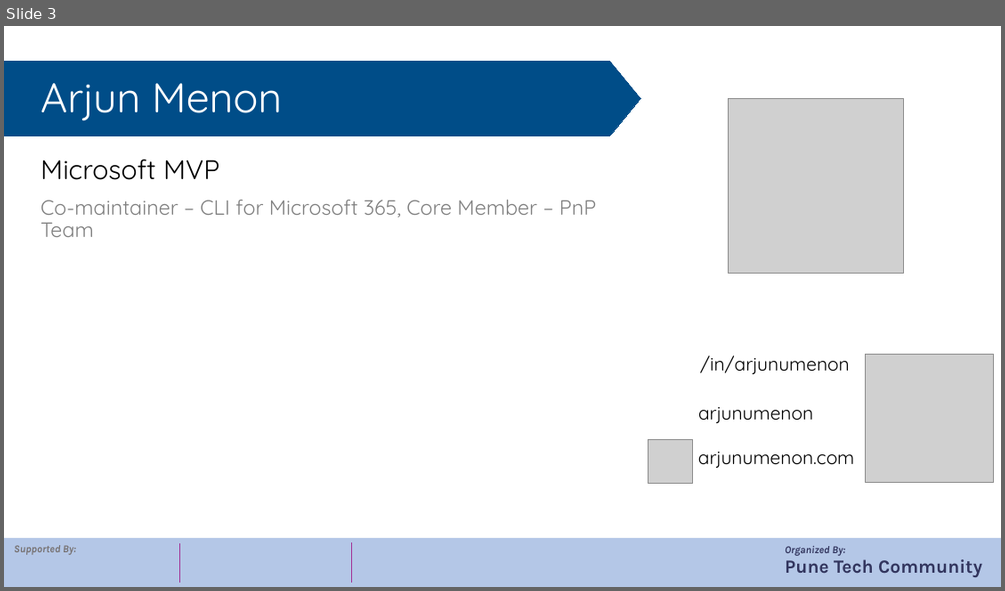
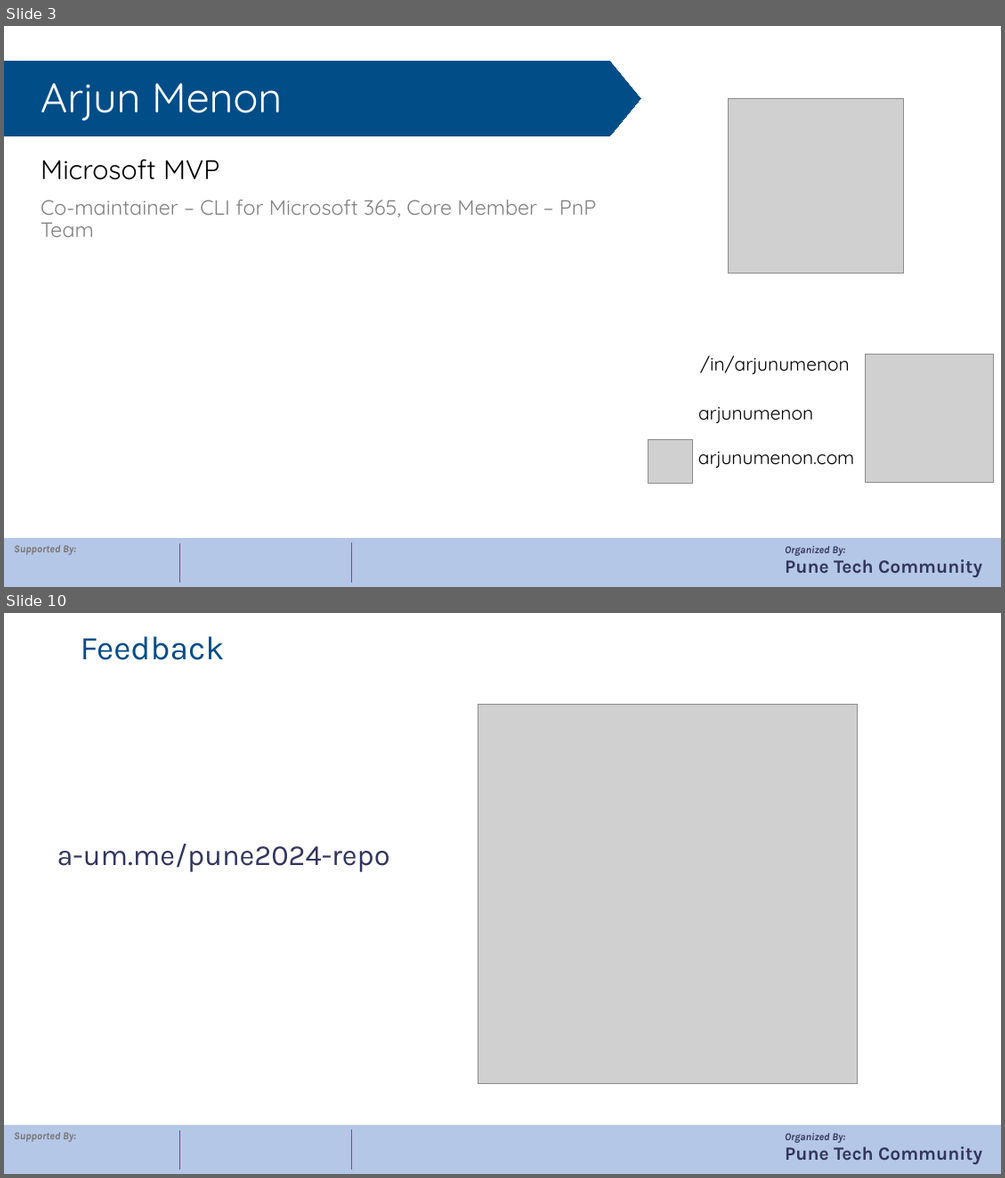
Before and after one commit to arjunumenon/M365Sat-Pune-2024, a slide deck: deck/M365DevProxy - Arjun Menon.pptx. Shown one above the other, each under a label of ours: slide 3 before the commit, slides 3 and 10 after it; the slides between them are not shown. The pictures are 1005x591 and 1005x1178 pixels, drawn with LibreOffice and Linux fonts; fonts in the diff are those of the drawing; grey boxes stand for pictures; background and template pictures are left out. Boxes give left, top, right and bottom in pixels: in the first picture for what was removed or moved away, otherwise in the second. Text is boxed around its words. In the diff, an @@ line names an element or a change of style, - is before the commit and + after.

```diff
--- a/deck/M365DevProxy - Arjun Menon.pptx
+++ b/deck/M365DevProxy - Arjun Menon.pptx
@@ slide 10 added at (4, 613, 1001, 1174), background #FFFFFF; not listed: 6 template elements that a slide beside it also shows @@
@@ title added at (81, 636, 225, 660), 32 pt, text #004D88 @@
+Feedback
@@ picture added at (478, 704, 858, 1083) @@
@@ text added at (57, 844, 390, 872), 28 pt, text #32355E @@
+a-um.me/pune2024-repo
```
Also in this commit, not shown: 1 other slide added, 1 other file.
